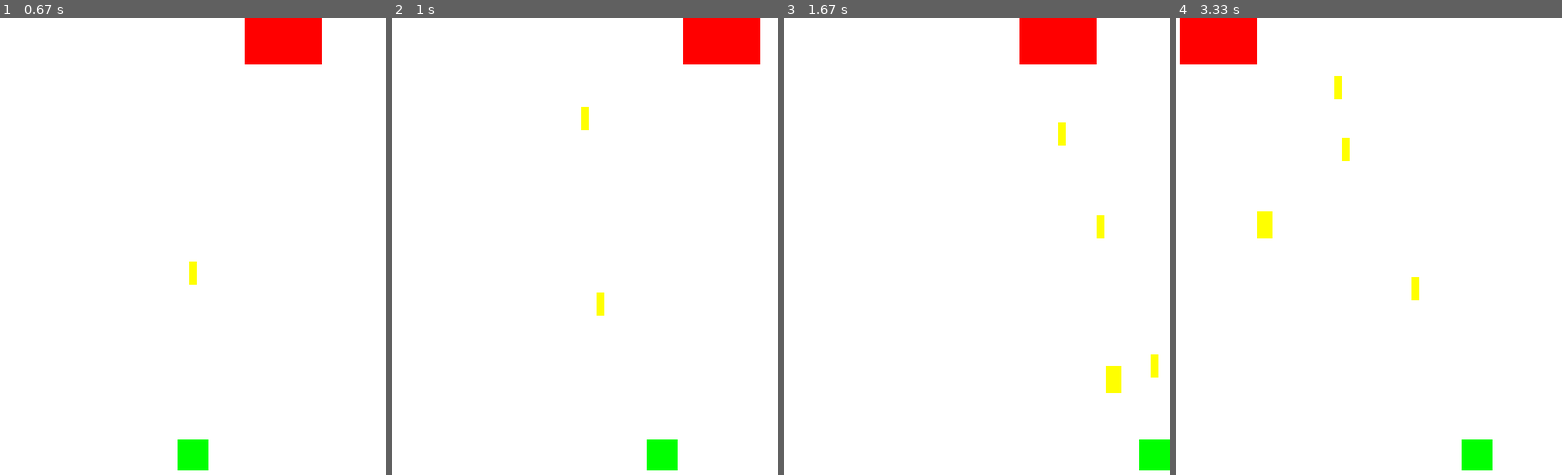
Above: before the commit, frames 1-4 (left to right).
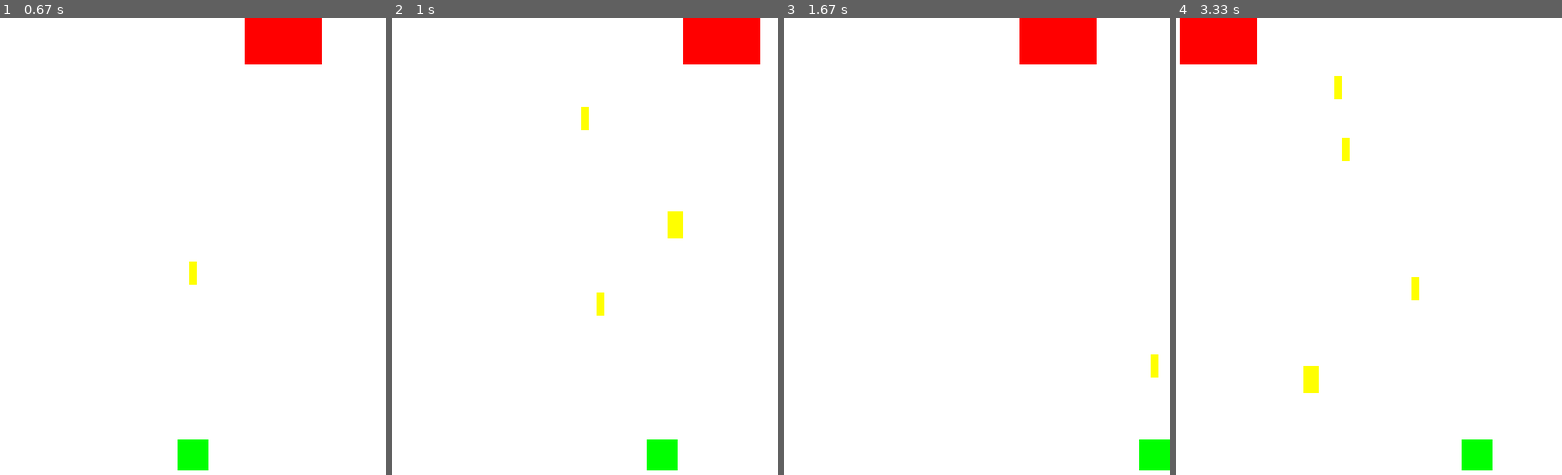
Above: after the commit, the same moments.

Repository: wendy062644/PyGame
Game: pygame game, started from PyGame遊戲練習.py
Same seed, same stepped clock (60 frames per second), same inputs: the game is played once before the commit and once after it.
Inputs:
- Up to frame 1 (0.67 s): tap Space at 0.33 s
- Up to frame 2 (1 s): hold Right from 0.67 s (still down); tap Space at 0.73 s
- Up to frame 3 (1.67 s): tap Space at 1.03, 1.23, 1.53 s; release Right at 1.13 s; hold Right 1.17-1.63 s
- Up to frame 4 (3.33 s): hold Left 1.67-2.2 s; tap Space at 1.73, 2.03, 2.3, 2.6, 2.73, 3.03 s; hold Left 2.23-2.63 s; hold Right 2.67-3.3 s

Frame 1 is identical in both runs. In frame 2, 0.2% of the frame differs, in the area x 71-76%, y 42-49%; in frame 3, 0.4%; in frame 4, 0.5%, in the area x 21-37%, y 42-83%.

Commit message:
Update PyGame遊戲練習.py

Diff:
--- a/PyGame遊戲練習.py
+++ b/PyGame遊戲練習.py
@@ -33,6 +33,7 @@
     def Pattack(self):
         Pbullet = PlayerAttack(self.rect.centerx, self.rect.top)
         all_sprites.add(Pbullet)
+        PlayerBullet.add(Pbullet)
 
 class Boss(pygame.sprite.Sprite):
     def __init__(self):
@@ -54,6 +55,7 @@
     def Battack(self):
         Bbullet = BossAttack(self.rect.x, self.rect.y)
         all_sprites.add(Bbullet)
+        BossBullet.add(Bbullet)
 
 class PlayerAttack(pygame.sprite.Sprite):
     def __init__(self, x, y):
@@ -86,6 +88,8 @@
             self.kill()
 
 all_sprites = pygame.sprite.Group()
+PlayerBullet = pygame.sprite.Group()
+BossBullet = pygame.sprite.Group()
 player = Player()
 all_sprites.add(player)
 boss = Boss()
@@ -104,11 +108,13 @@
             if event.key == pygame.K_SPACE:
                 player.Pattack()
 
-    if TIME == 60:
+    if TIME == 40:
         boss.Battack()
         TIME = 0
 
     all_sprites.update()
+    pygame.sprite.groupcollide(PlayerBullet, BossBullet, True, True)
+
     screen.fill((255, 255, 255))
     all_sprites.draw(screen)
     pygame.display.update()
